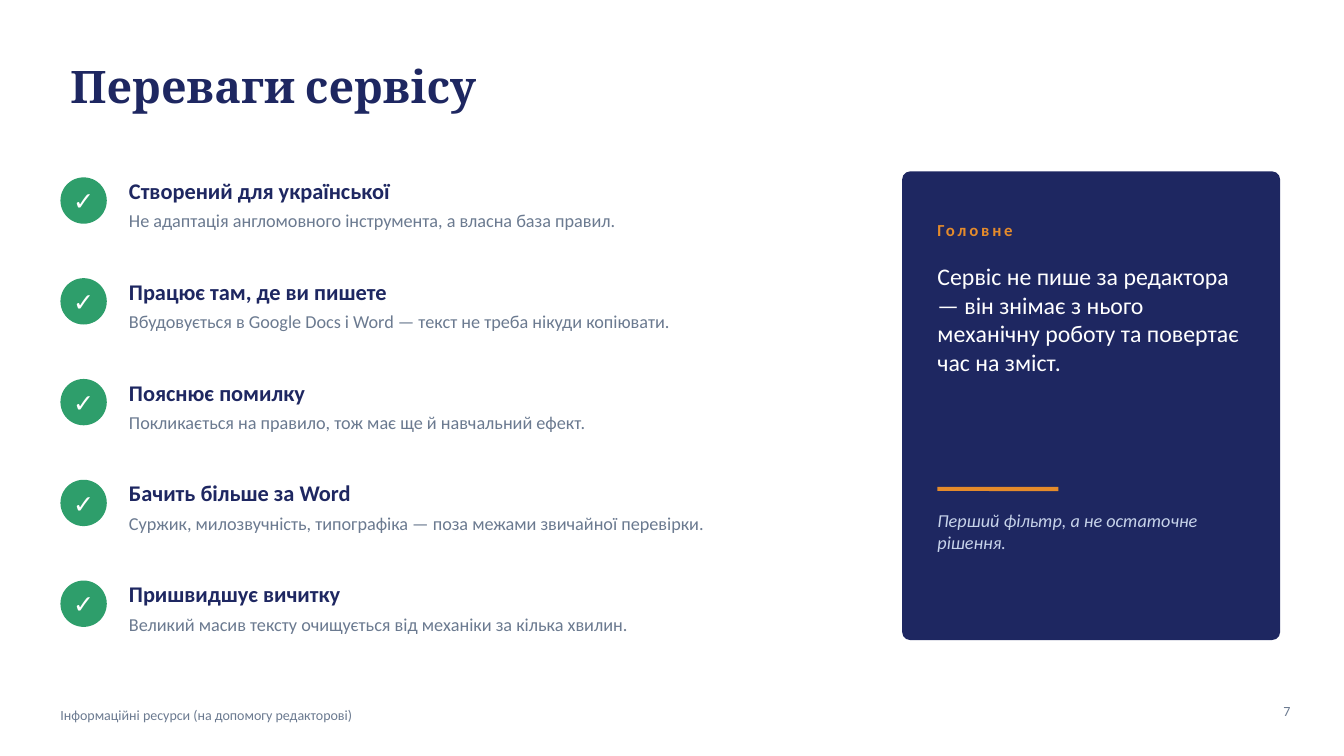
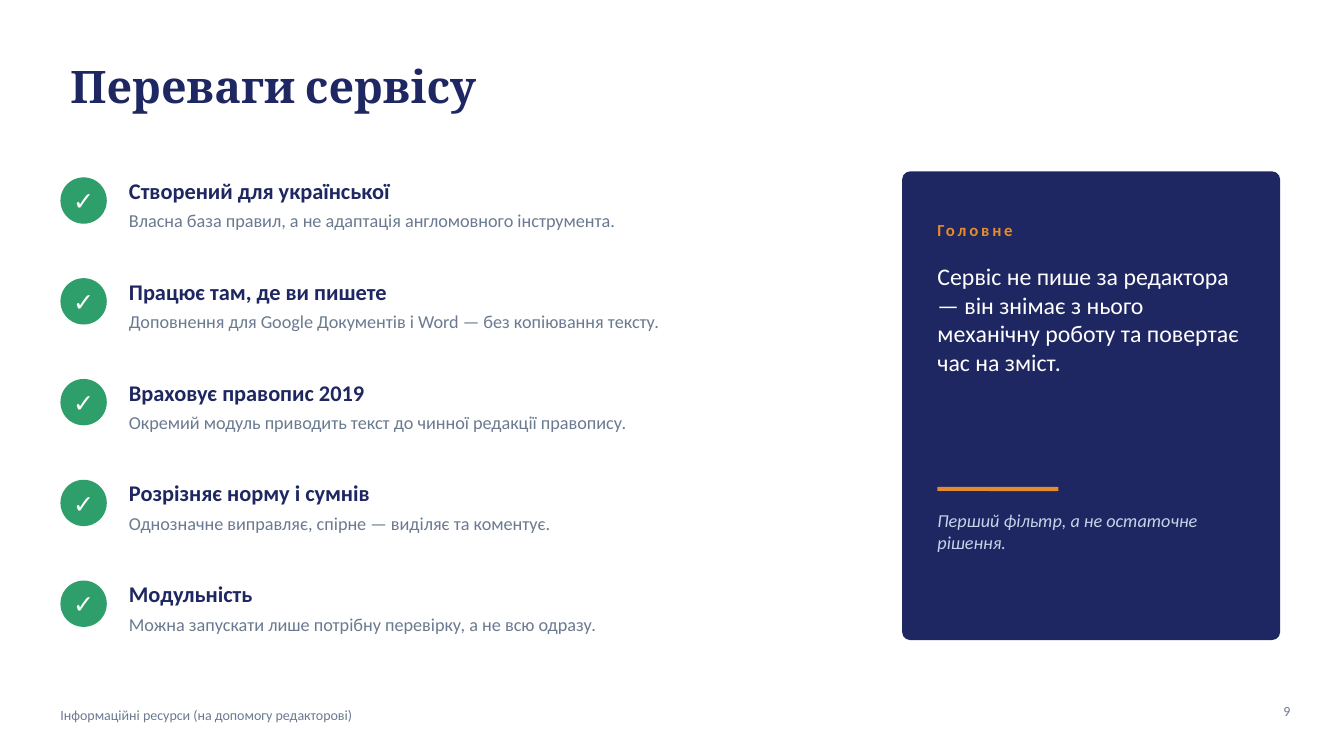
Before and after one commit to anesvidomin/VR, a slide deck: slide 9 of Informatsiini-resursy-OnlineCorrector.pptx (slide 7 before the commit). Drawn at 1344x756 pixels with LibreOffice and Linux fonts; fonts in the diff are those of the drawing. Boxes give left, top, right and bottom in pixels: in the first picture for what was removed or moved away, otherwise in the second. Text is boxed around its words. In the diff, an @@ line names an element or a change of style, - is before the commit and + after.

```diff
--- a/Informatsiini-resursy-OnlineCorrector.pptx
+++ b/Informatsiini-resursy-OnlineCorrector.pptx
@@ text at (x1=129, y1=214, x2=614, y2=230): text changed @@
-Не адаптація англомовного інструмента, а власна база правил.
+Власна база правил, а не адаптація англомовного інструмента.
@@ text at (x1=129, y1=315, x2=659, y2=331): text changed @@
-Вбудовується в Google Docs і Word — текст не треба нікуди копіювати.
+Доповнення для Google Документів і Word — без копіювання тексту.
@@ text at (x1=129, y1=386, x2=364, y2=405): text changed @@
-Пояснює помилку
+Враховує правопис 2019
@@ text at (x1=129, y1=416, x2=626, y2=432): text changed @@
-Покликається на правило, тож має ще й навчальний ефект.
+Окремий модуль приводить текст до чинної редакції правопису.
@@ text at (x1=129, y1=485, x2=369, y2=505): text changed @@
-Бачить більше за Word
+Розрізняє норму і сумнів
@@ text at (x1=129, y1=517, x2=551, y2=533): text changed @@
-Суржик, милозвучність, типографіка — поза межами звичайної перевірки.
+Однозначне виправляє, спірне — виділяє та коментує.
@@ text at (x1=129, y1=586, x2=252, y2=606): text changed @@
-Пришвидшує вичитку
+Модульність
@@ text at (x1=129, y1=618, x2=596, y2=634): text changed @@
-Великий масив тексту очищується від механіки за кілька хвилин.
+Можна запускати лише потрібну перевірку, а не всю одразу.
@@ page number at (x1=1283, y1=707, x2=1290, y2=716): text changed @@
-7
+9
```
Also in this commit, not shown: 7 other slides changed, 4 slides added, 2 slides removed.
